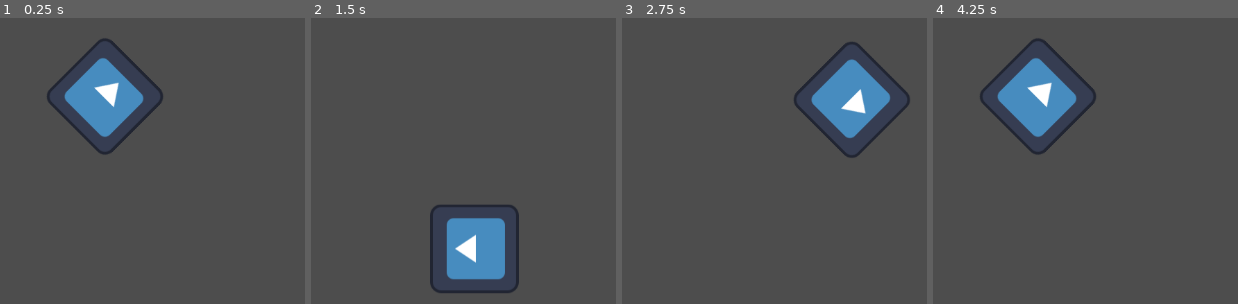
Above: before the commit, frames 1-4 (left to right).
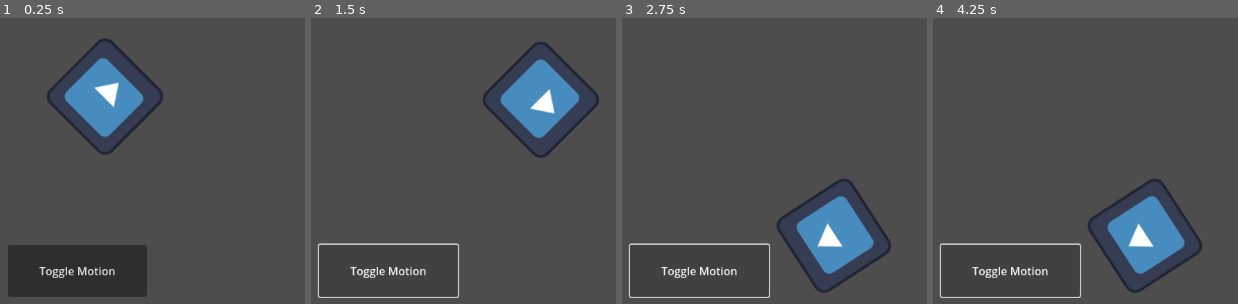
Above: after the commit, the same moments.

Repository: almightobasadre/Almightos-Godot-Practice-Projects
Game: Godot game, scene res://node_2d.tscn
Two runs of this game, one before a commit and one after it. Both use one fixed random seed, a clock stepped at 60 frames per second and the inputs below. The engine's default icon, where the game draws it, is replaced by a stand-in: a white triangle on a blue panel in a dark square.
Inputs (mouse positions are in pixels of both pictures, inside the frame that each line leads up to):
- Up to frame 1 (0.25 s): no input
- Up to frame 2 (1.5 s): click (387, 269) at 0.5 s, where only the run after the commit has a clickable "Toggle Motion"; click (387, 269) at 1.25 s, where only the run after the commit has a clickable "Toggle Motion"
- Up to frame 3 (2.75 s): click (698, 269) at 2 s, where only the run after the commit has a clickable "Toggle Motion"
- Up to frame 4 (4.25 s): no input

The runs differ from the first frame. In frame 1, 8.1% of the frame differs, in the area x 2-49%, y 79-98%; in frame 2, 12%; in frame 3, 12%; in frame 4, 12%, in the area x 2-89%, y 6-98%.

Commit message:
Added a button that enables/disables sprite motion

Diff:
--- a/T003_UsingSignals_GD (2DM)/node_2d.tscn
+++ b/T003_UsingSignals_GD (2DM)/node_2d.tscn
@@ -5,3 +5,12 @@
 [node name="Node2D" type="Node2D"]
 
 [node name="SpriteGD2D3" parent="." instance=ExtResource("1_f3bgy")]
+
+[node name="ToggleMotion" type="Button" parent="."]
+offset_left = 450.0
+offset_top = 450.0
+offset_right = 650.0
+offset_bottom = 525.0
+text = "Toggle Motion"
+
+[connection signal="pressed" from="ToggleMotion" to="SpriteGD2D3" method="_on_toggle_motion_pressed"]
--- a/T003_UsingSignals_GD (2DM)/sprite_gd_2d_3.gd
+++ b/T003_UsingSignals_GD (2DM)/sprite_gd_2d_3.gd
@@ -1,3 +1,9 @@
+"""
+ Objective:
+- connect button node's signal in the editor
+- create visibility function on timer timeout
+- call and connect timer node's signal via code
+"""
 extends Sprite2D
 
 var speed = 400
@@ -7,3 +13,7 @@
 	rotation += angular_speed * delta
 	var velocity = Vector2.UP.rotated(rotation) * speed
 	position += velocity * delta
+
+
+func _on_toggle_motion_pressed():
+	set_process(not is_processing()) #enable and disable node's process
